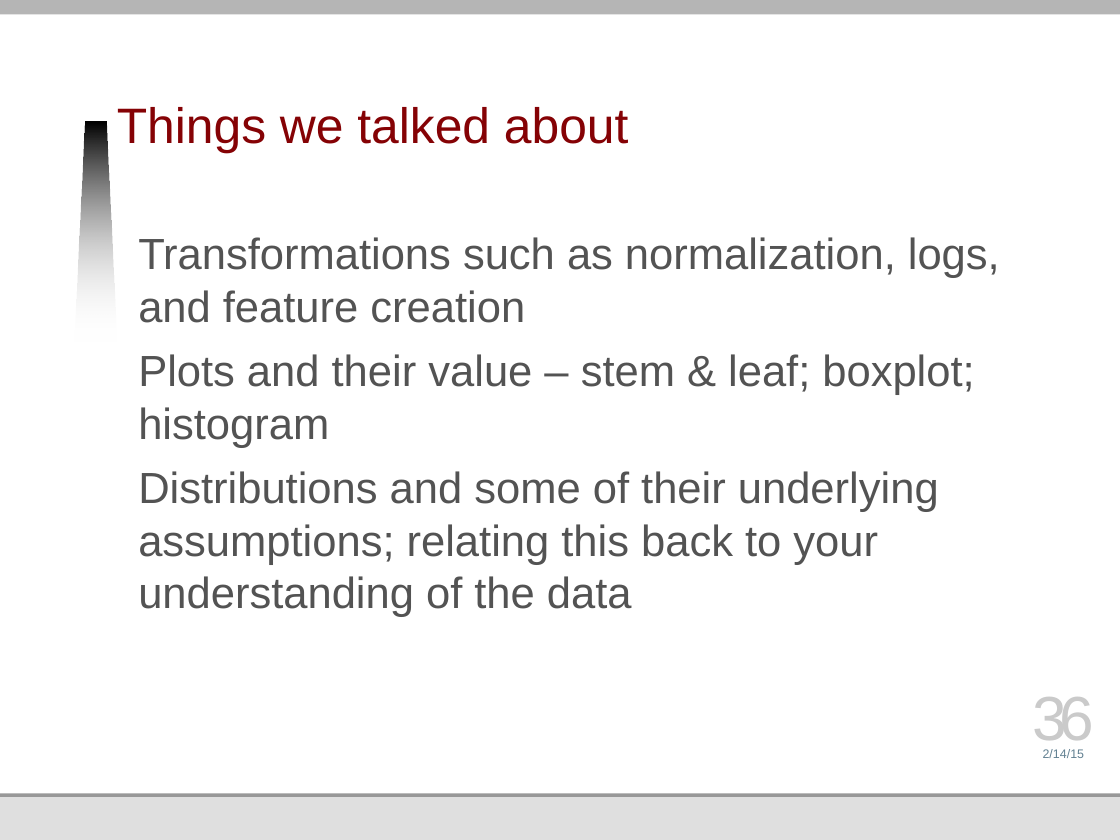
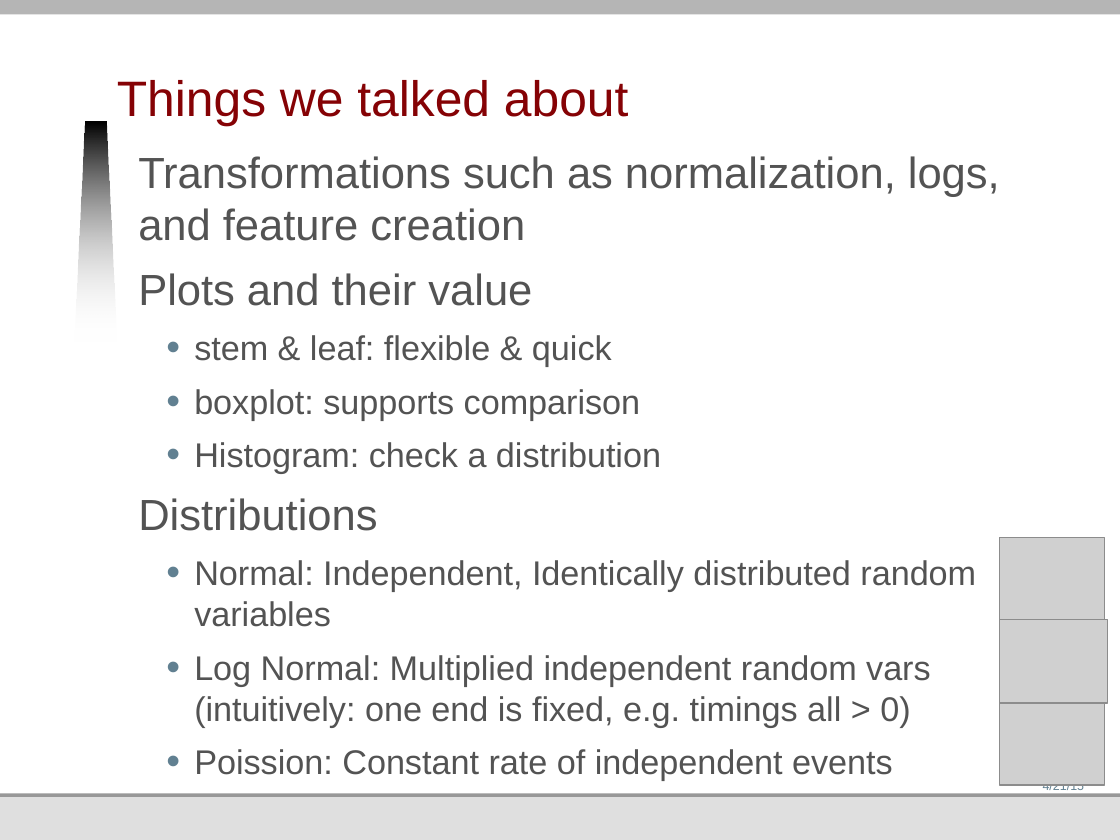
Before and after one commit to jmankoff/data, a slide deck: slide 36 of Lectures/6 Exploration.pptx. Drawn at 1120x840 pixels with LibreOffice and Linux fonts; fonts in the diff are those of the drawing; grey boxes stand for pictures; background and template pictures are left out. Boxes give left, top, right and bottom in pixels: in the first picture for what was removed or moved away, otherwise in the second. Text is boxed around its words. In the diff, an @@ line names an element or a change of style, - is before the commit and + after.

```diff
--- a/Lectures/6 Exploration.pptx
+++ b/Lectures/6 Exploration.pptx
@@ title "Things we talked about": place and size @@
-title "Things we talked about" at <box>117,107,629,154</box>
+title "Things we talked about" at <box>117,80,629,126</box>
@@ text "Transformations such as normalization, logs, ...": place and size @@
-text "Transformations such as normalization, logs, ..." at <box>138,237,1000,617</box>
+text "Transformations such as normalization, logs, ..." at <box>138,156,1000,781</box>
@@ text at <box>138,273,976,781</box>: text changed; size 28 to 22 pt @@
-Plots and their value – stem & leaf; boxplot; histogram
-Distributions and some of their underlying assumptions; relating this back to your understanding of the data
+Plots and their value
+  • stem & leaf: flexible & quick
+  • boxplot: supports comparison
+  • Histogram: check a distribution
+Distributions
+  • Normal: Independent, Identically distributed random variables
+  • Log Normal: Multiplied independent random vars (intuitively: one end is fixed, e.g. timings all > 0)
+  • Poission: Constant rate of independent events
@@ picture added at <box>999,538,1104,619</box> @@
@@ picture added at <box>999,619,1107,703</box> @@
@@ picture added at <box>999,703,1104,785</box> @@
@@ page number rewrapped from <box>1033,697,1094,752</box> to <box>1033,716,1094,785</box> @@
@@ text at <box>1043,784,1085,793</box>: text changed @@
-2/14/15
+4/21/15
```
Also in this commit, not shown: 33 other slides changed, 7 other files.
